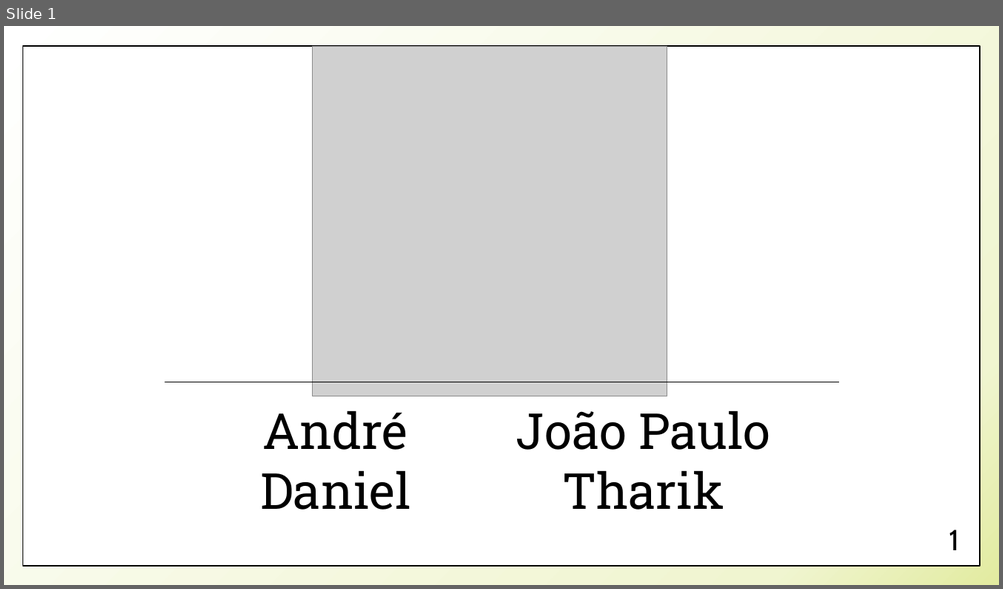
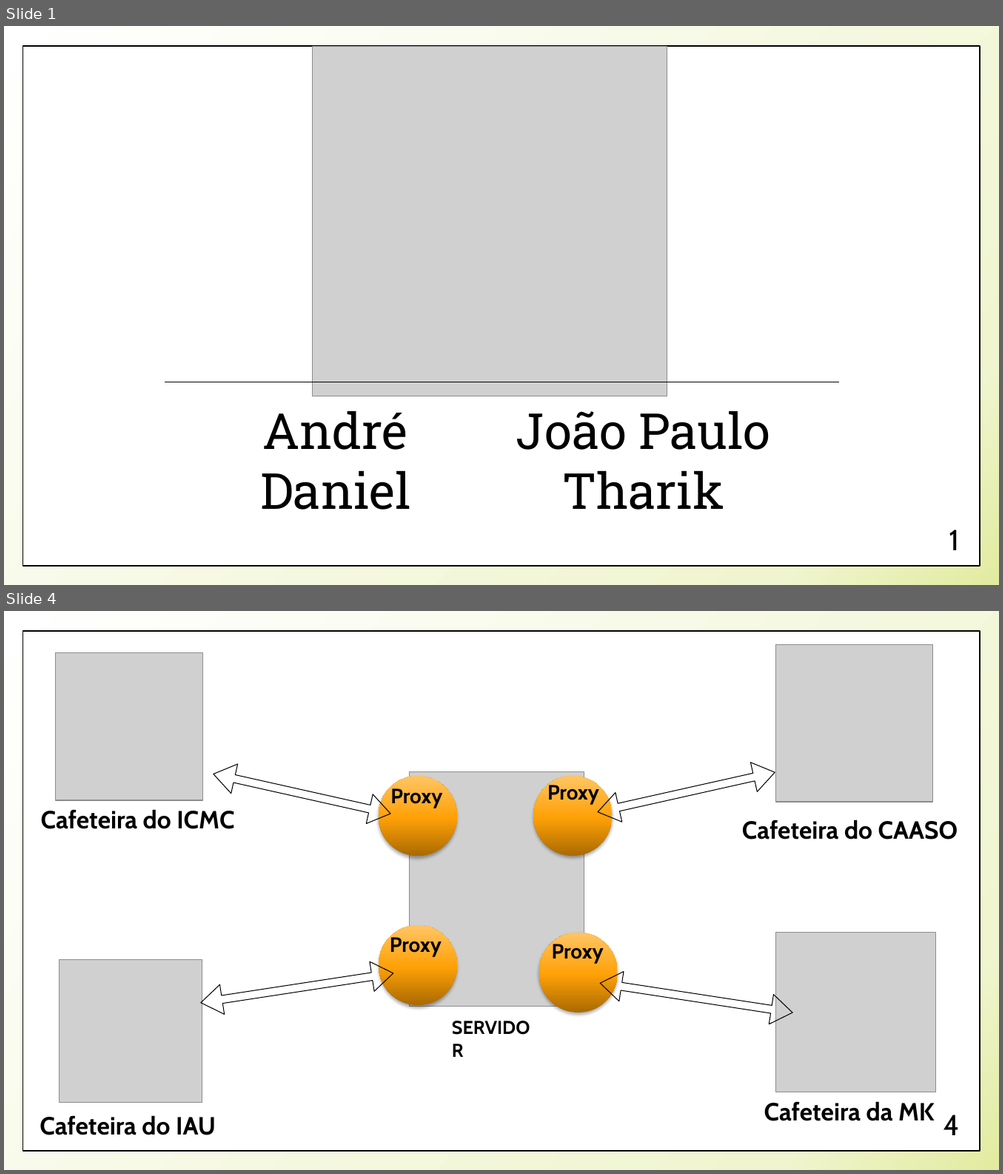
Before and after one commit to joaopcbertoldo/Mk.WebCoffeeMachine, a slide deck: Docs/apresentacao4-internet.pptx. Shown one above the other, each under a label of ours: slide 1 before the commit, slides 1 and 4 after it; the slides between them are not shown. The pictures are 1003x589 and 1003x1174 pixels, drawn with LibreOffice and Linux fonts; fonts in the diff are those of the drawing; grey boxes stand for pictures. Boxes give left, top, right and bottom in pixels: in the first picture for what was removed or moved away, otherwise in the second. Text is boxed around its words. In the diff, an @@ line names an element or a change of style, - is before the commit and + after.

```diff
--- a/Docs/apresentacao4-internet.pptx
+++ b/Docs/apresentacao4-internet.pptx
@@ slide 4 added at box(4, 611, 999, 1170), background gradient #FFFFFF to #F0F5D0 to #E2EBA0; not listed: 1 template element that a slide beside it also shows @@
@@ picture added at box(56, 652, 203, 800) @@
@@ picture added at box(776, 644, 933, 802) @@
@@ left right arrow added at box(210, 760, 394, 828), outline #000000 0.75 pt @@
@@ left right arrow added at box(595, 758, 778, 826), outline #000000 0.75 pt @@
@@ ellipse added at box(378, 776, 457, 856), fill gradient #AA6A00 to #FFA107 to #FFC565 @@
@@ text added at box(390, 786, 442, 808), 20 pt, text #000000, bold @@
+Proxy
@@ picture added at box(409, 772, 584, 1007) @@
@@ ellipse added at box(534, 776, 612, 856), fill gradient #AA6A00 to #FFA107 to #FFC565 @@
@@ text added at box(547, 782, 599, 804), 20 pt, text #000000, bold @@
+Proxy
@@ text added at box(41, 809, 234, 829), 24 pt, text #000000, bold @@
+Cafeteira do ICMC
@@ text added at box(742, 820, 958, 840), 24 pt, text #000000, bold @@
+Cafeteira do CAASO
@@ ellipse added at box(378, 925, 457, 1005), fill gradient #AA6A00 to #FFA107 to #FFC565 @@
@@ text added at box(390, 935, 441, 957), 20 pt, text #000000, bold @@
+Proxy
@@ ellipse added at box(539, 933, 617, 1012), fill gradient #AA6A00 to #FFA107 to #FFC565 @@
@@ text added at box(552, 941, 603, 963), 20 pt, text #000000, bold @@
+Proxy
@@ picture added at box(776, 933, 935, 1092) @@
@@ picture added at box(60, 960, 202, 1102) @@
@@ left right arrow added at box(199, 959, 395, 1018), outline #000000 0.75 pt @@
@@ left right arrow added at box(597, 968, 794, 1028), outline #000000 0.75 pt @@
@@ text added at box(444, 1013, 549, 1043), 18 pt, text #000000, bold @@
+SERVIDOR
@@ text added at box(40, 1116, 216, 1136), 24 pt, text #000000, bold @@
+Cafeteira do IAU
@@ text added at box(764, 1102, 934, 1122), 24 pt, text #000000, bold @@
+Cafeteira da MK
@@ page number added at box(943, 1115, 959, 1136), 28 pt, text #000000 @@
+4
```
Also in this commit, not shown: 2 slides changed, 5 other slides added, 1 slide removed, 9 other files.
